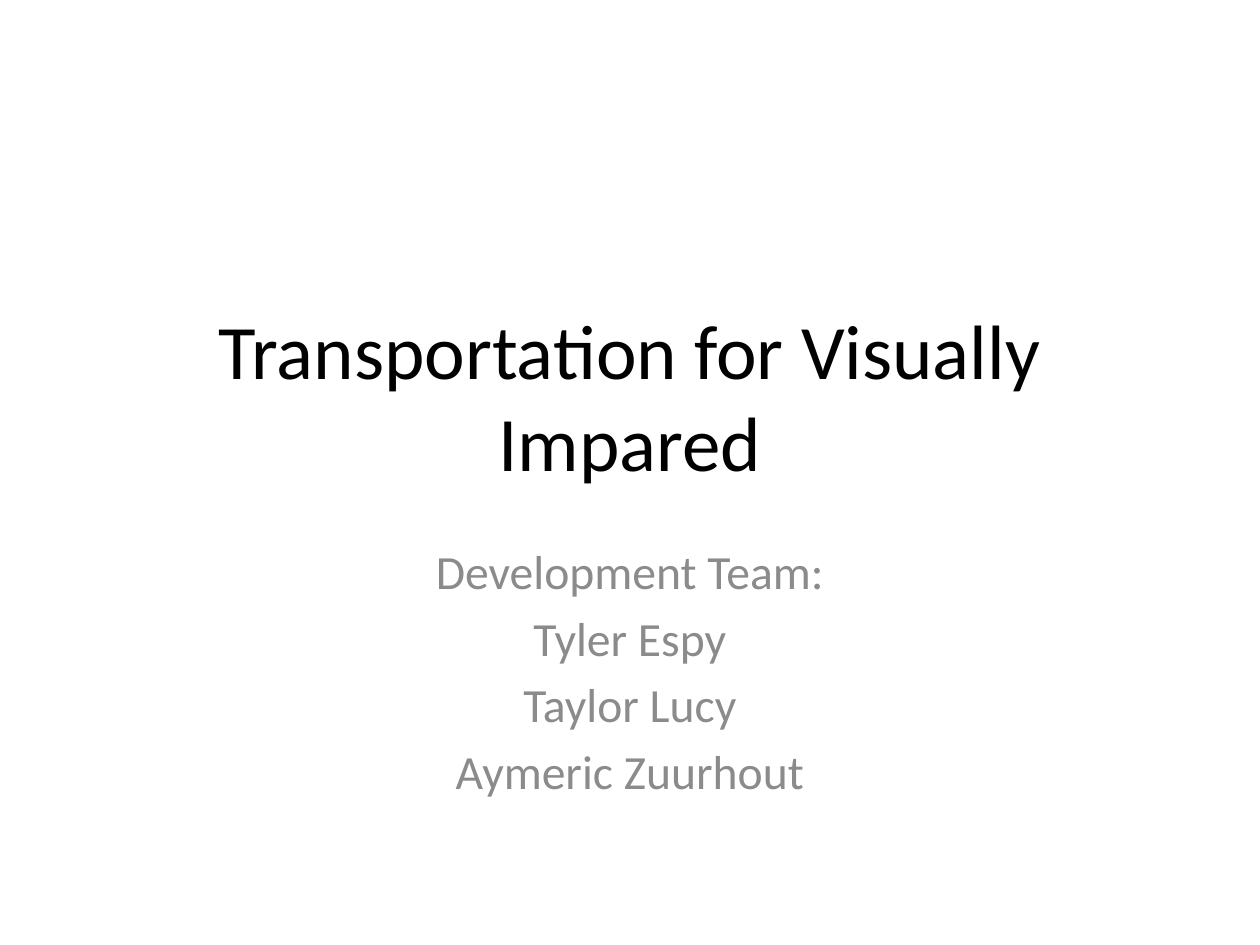
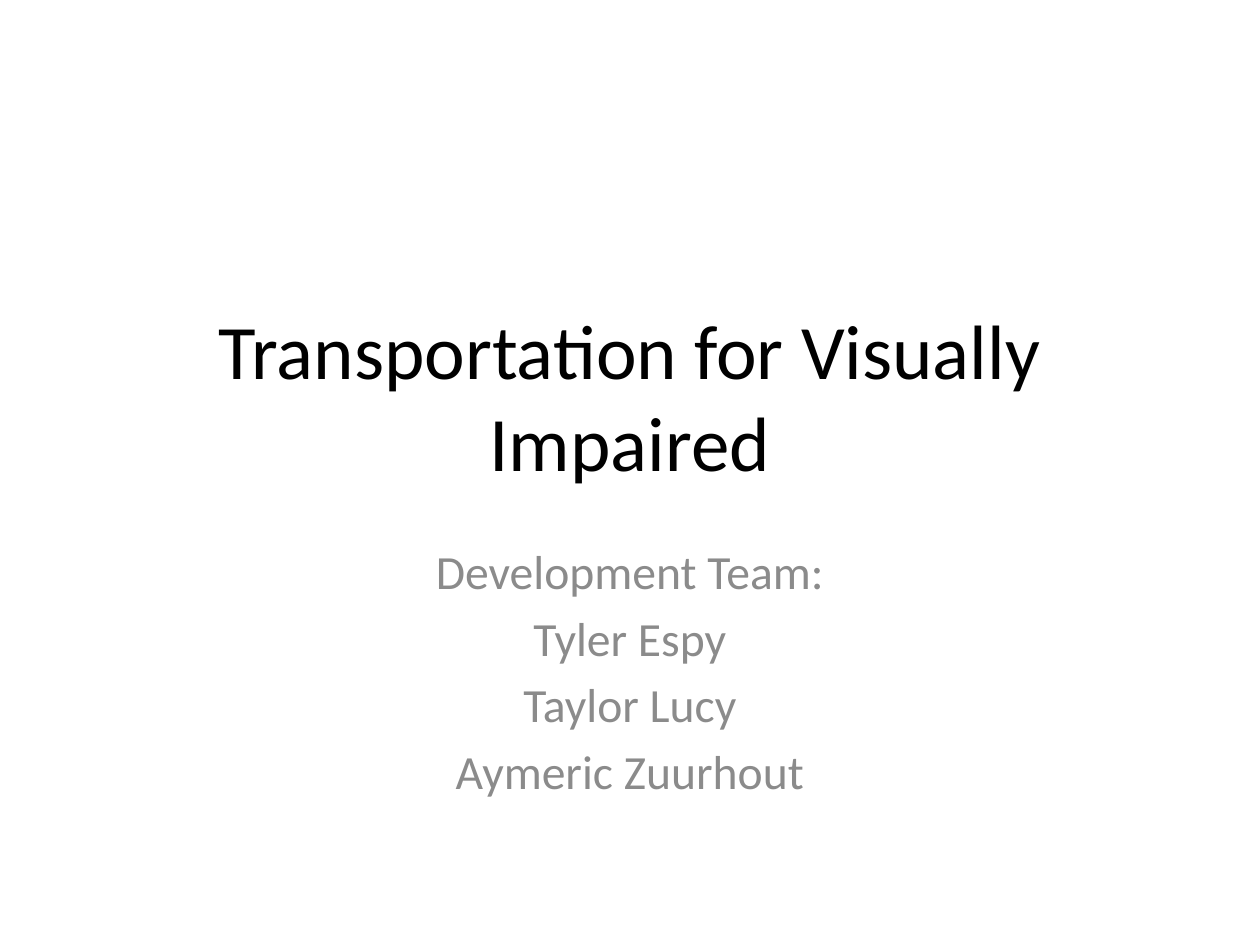
Before and after one commit to telepresencebot2/Transportation-For-Visually-Impaired, a slide deck: slide 1 of Presentation.pptx. Drawn at 1260x945 pixels with LibreOffice and Linux fonts; fonts in the diff are those of the drawing. Boxes give left, top, right and bottom in pixels: in the first picture for what was removed or moved away, otherwise in the second. Text is boxed around its words. In the diff, an @@ line names an element or a change of style, - is before the commit and + after.

```diff
--- a/Presentation.pptx
+++ b/Presentation.pptx
@@ title at (x1=219, y1=325, x2=1040, y2=484): text changed @@
-Transportation for Visually Impared
+Transportation for Visually Impaired
```
Also in this commit, not shown: 2 other slides changed, 1 slide added, 2 slides removed, 2 other files.
